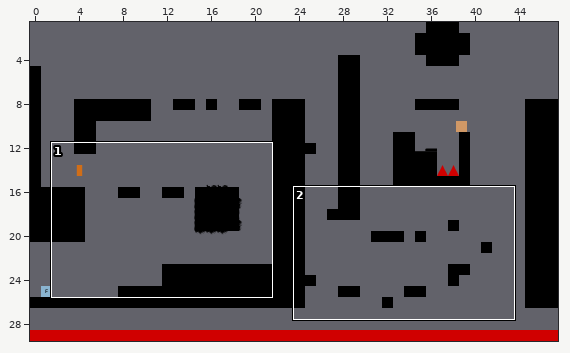
Two states of a Tiled map (JSON), maps/level_01.json. The first picture is a wide view before the edit; the outline marks the close-up.
Close-up. First the earlier version:
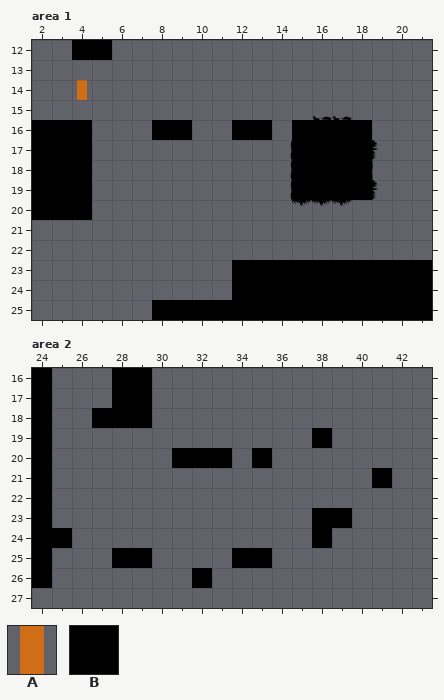
Cells are 64x64 px. Shown: area 1 x 2..21, y 12..25; area 2 x 24..43, y 16..27. The commit also changed other parts of the map, which this record leaves out.
Key: from "tileset": A 47, B 78.
_ is an empty cell.
Objects are placed by their top-left corner, in cells (3,4 is the top-left corner of cell 3,4); size is 1x1 cell unless given.
Layers that did not change in this view are not listed.
Layer "layer_platforms" before, area 1, first column x 2:
12 __BB________________
13 ____________________
14 ____________________
15 ____________________
16 BBB___BB__BB_BBBB___
17 BBB__________BBBB___
18 BBB__________BBBB___
19 BBB__________BBBB___
20 BBB_________________
21 ____________________
22 ____________________
23 __________BBBBBBBBBB
24 __________BBBBBBBBBB
25 ______BBBBBBBBBBBBBB
Objects on layer "Stake" before, area 1:
A at 4,14
After:
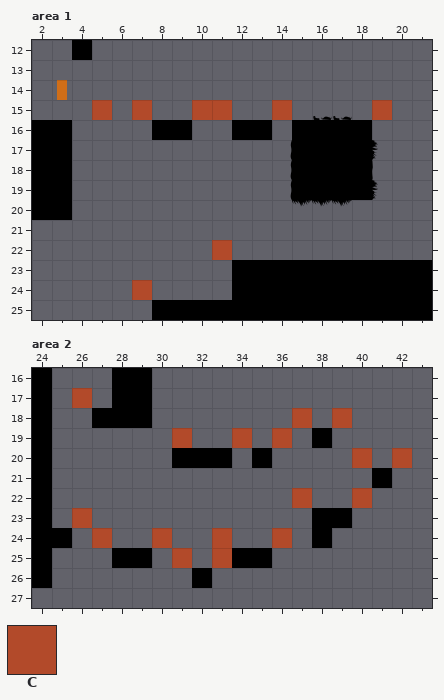
Further tiles: from "tileset": C 81.
Tiles of an added or newly shown layer are drawn over the layers below it.
Changes in this commit:
Layer "layer_limits" (now shown), area 1:
The author put tile C in row 15 at x 5, 7, 10 to 11, 14 and 19; in row 22 at x 11; in row 24 at x 7.
Layer "layer_platforms", area 1:
The edit erases tile B in row 12 at x 5; in rows 16 to 20 at x 4.
Layer "Stake", area 1:
Object A at 4,14 becomes A at 3,14.
Layer "layer_limits" (now shown), area 2:
The author put tile C in row 17 at x 26; in row 18 at x 37 and 39; in row 19 at x 31, 34 and 36; in row 20 at x 40 and 42; in row 22 at x 37 and 40; in row 23 at x 26.
The author put tile C in row 24 at x 27, 30, 33 and 36; in row 25 at x 31 and 33.
